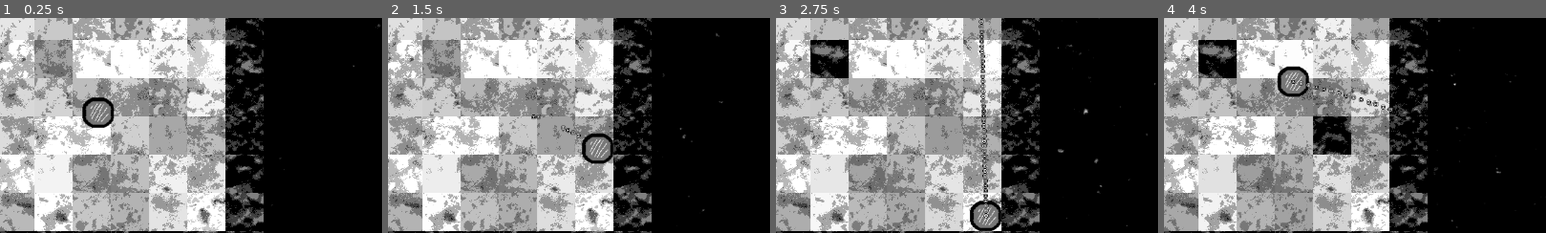
Above: before the commit, frames 1-4 (left to right).
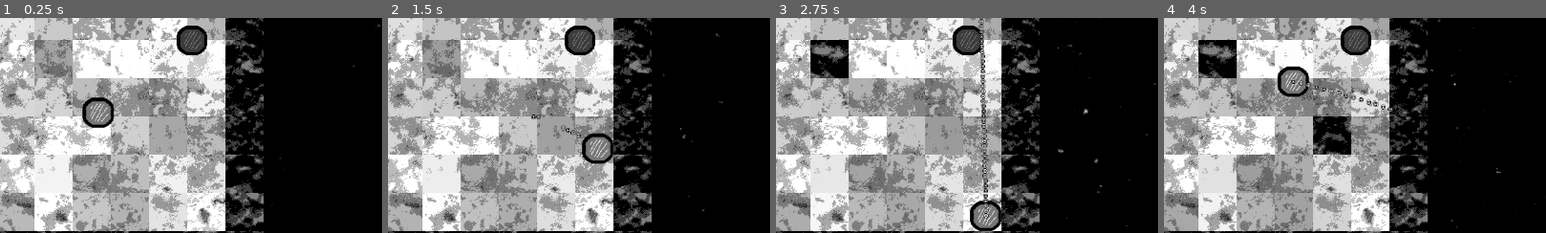
Above: after the commit, the same moments.

Repository: Indivicivet/ludumdare54
Game: Godot game, scene res://ludumdare54.tscn
Same seed, same stepped clock (60 frames per second), same inputs: the game is played once before the commit and once after it.
Inputs (mouse positions are % of the whole screen's width and height, from its top left):
- Up to frame 1 (0.25 s): no input
- Up to frame 2 (1.5 s): move the mouse to (72, 45) at 0.52 s; press the mouse at (72, 45) at 0.53 s; hold Right (right) 0.53-1.28 s; move the mouse to (30, 55) at 1.27 s; release the mouse at (30, 55) at 1.28 s; hold Down (down) from 1.28 s (still down); click (30, 55) at 1.35 s
- Up to frame 3 (2.75 s): move the mouse to (60, 28) at 2.02 s; release Down (down) at 2.03 s; press the mouse at (60, 28) at 2.03 s; hold Right (right) from 2.03 s (still down)
- Up to frame 4 (4 s): move the mouse to (45, 70) at 2.77 s; release Right (right) at 2.78 s; release the mouse at (45, 70) at 2.78 s; hold Up (up) 2.78-3.53 s; click (45, 70) at 2.85 s; move the mouse to (80, 65) at 3.52 s; press the mouse at (80, 65) at 3.53 s; hold Left (left) from 3.53 s (still down)
The pictures show only the part of the screen within x 33-83%, y 29-79%; the shares and areas given below are measured in that part.

The runs differ from the first frame. In frame 1, 1.0% of the frame differs, in the area x 46-55%, y 3-18%; in frame 2, 1.0%; in frame 3, 0.9%; in frame 4, 1.0%.

Commit message:
add a placeholder enemy

Diff:
--- a/ludumdare54.tscn
+++ b/ludumdare54.tscn
@@ -12,6 +12,9 @@
 [sub_resource type="CircleShape2D" id="CircleShape2D_gwbx5"]
 radius = 26.0192
 
+[sub_resource type="CircleShape2D" id="CircleShape2D_n466h"]
+radius = 24.0208
+
 [node name="Node2D" type="Node2D"]
 script = ExtResource("1_v3hpp")
 
@@ -243,3 +246,13 @@
 
 [node name="CollisionShape2D" type="CollisionShape2D" parent="player"]
 shape = SubResource("CircleShape2D_gwbx5")
+
+[node name="enemy_type1" type="Area2D" parent="."]
+position = Vector2(746, 245)
+
+[node name="Sprite2D" type="Sprite2D" parent="enemy_type1"]
+modulate = Color(0.501961, 0.501961, 0.501961, 1)
+texture = ExtResource("6_w1o1e")
+
+[node name="CollisionShape2D" type="CollisionShape2D" parent="enemy_type1"]
+shape = SubResource("CircleShape2D_n466h")
Not shown: 1 places in ludumdare54.tscn that only renumber resources
